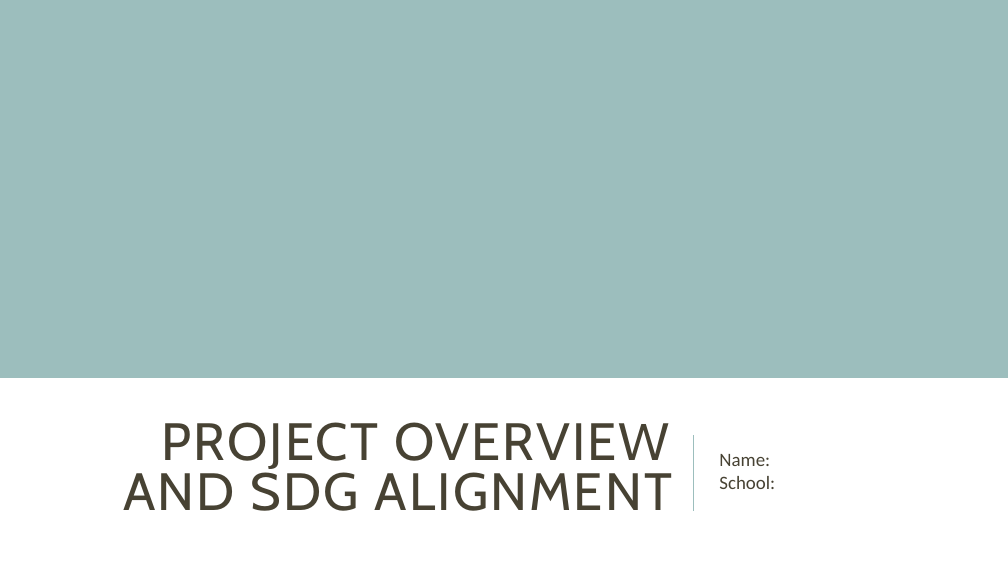
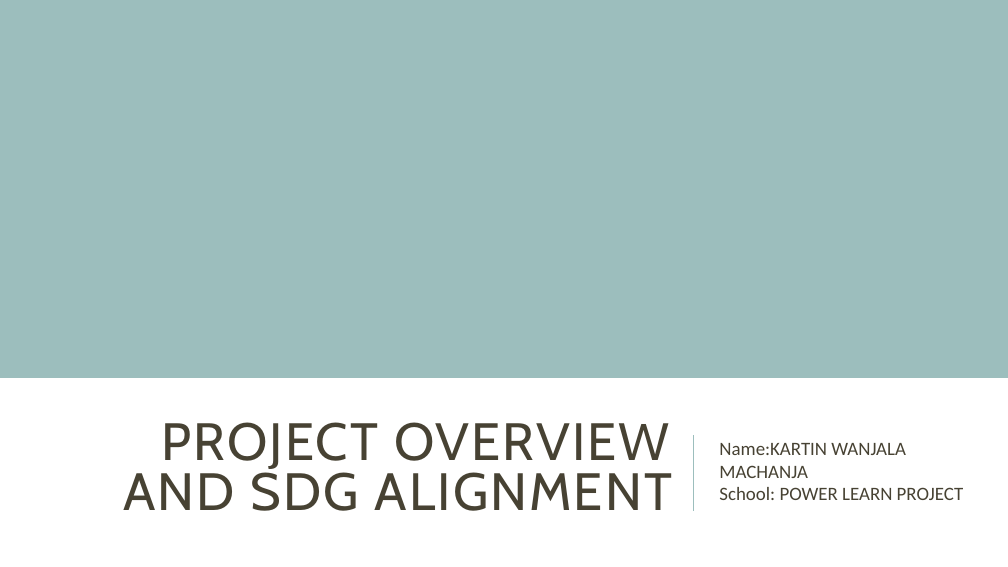
Before and after one commit to Powerlearnproject/week-8-kartinisky1, a slide deck: slide 1 of Project Overview and SDG Alignment.pptx. Drawn at 1008x567 pixels with LibreOffice and Linux fonts; fonts in the diff are those of the drawing. Boxes give left, top, right and bottom in pixels: in the first picture for what was removed or moved away, otherwise in the second. Text is boxed around its words. In the diff, an @@ line names an element or a change of style, - is before the commit and + after.

Commit message:
my second commit

```diff
--- a/Project Overview and SDG Alignment.pptx
+++ b/Project Overview and SDG Alignment.pptx
@@ subtitle at <box>719,443,964,500</box>: text changed @@
-Name:
-School:
+Name:KARTIN WANJALA MACHANJA
+School: POWER LEARN PROJECT
```
